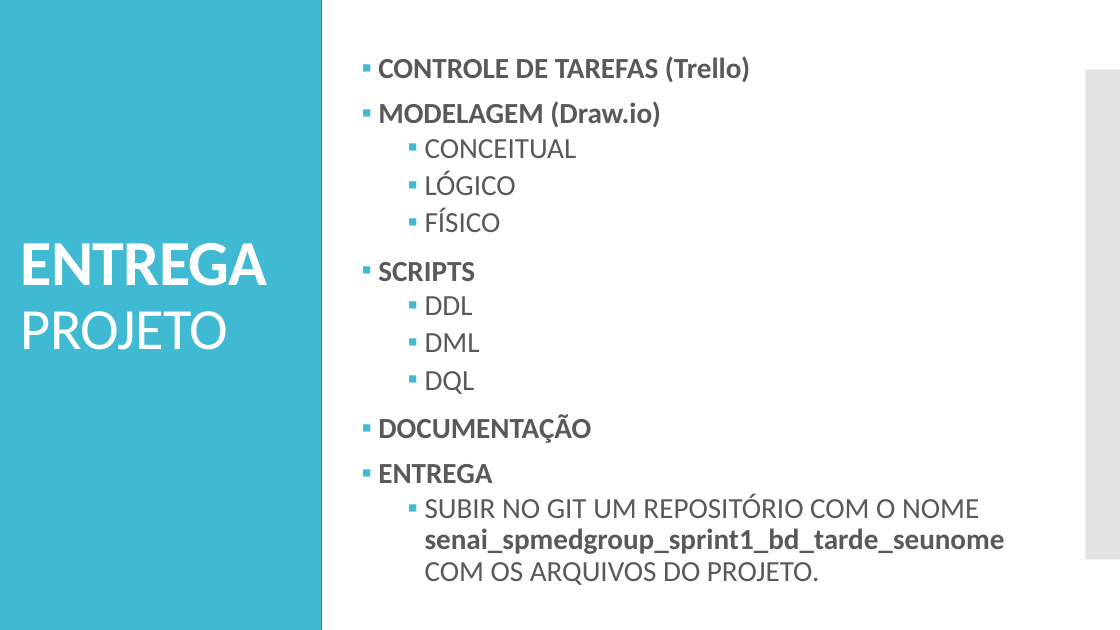
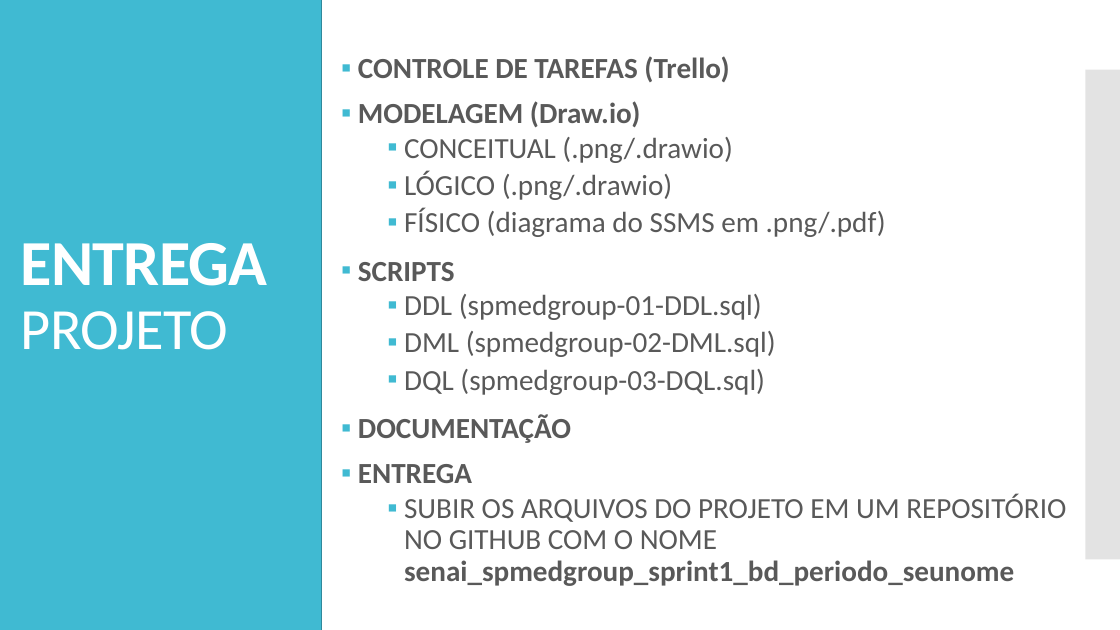
Before and after one commit to MattSouuza/Projeto-SpMedGroup, a slide deck: slide 2 of Documentos/PROJETO DE BANCO DE DADOS.pptx. Drawn at 1120x630 pixels with LibreOffice and Linux fonts; fonts in the diff are those of the drawing. Boxes give left, top, right and bottom in pixels: in the first picture for what was removed or moved away, otherwise in the second. Text is boxed around its words. In the diff, an @@ line names an element or a change of style, - is before the commit and + after.

```diff
--- a/Documentos/PROJETO DE BANCO DE DADOS.pptx
+++ b/Documentos/PROJETO DE BANCO DE DADOS.pptx
@@ text "CONTROLE DE TAREFAS (Trello)": place and size @@
-text "CONTROLE DE TAREFAS (Trello)" at bbox=[378, 56, 1005, 585]
+text "CONTROLE DE TAREFAS (Trello)" at bbox=[358, 56, 1066, 586]
@@ text at bbox=[404, 137, 886, 237]: text changed @@
-  ▪ CONCEITUAL
-  ▪ LÓGICO
-  ▪ FÍSICO
+  ▪ CONCEITUAL (.png/.drawio)
+  ▪ LÓGICO (.png/.drawio)
+  ▪ FÍSICO (diagrama do SSMS em .png/.pdf)
@@ text at bbox=[404, 294, 776, 395]: text changed @@
-  ▪ DDL
-  ▪ DML
-  ▪ DQL
+  ▪ DDL (spmedgroup-01-DDL.sql)
+  ▪ DML (spmedgroup-02-DML.sql)
+  ▪ DQL (spmedgroup-03-DQL.sql)
@@ text at bbox=[404, 494, 1066, 586]: text changed @@
-  ▪ SUBIR NO GIT UM REPOSITÓRIO COM O NOME senai_spmedgroup_sprint1_bd_tarde_seunome COM OS ARQUIVOS DO PROJETO.
+  ▪ SUBIR OS ARQUIVOS DO PROJETO EM UM REPOSITÓRIO NO GITHUB COM O NOME senai_spmedgroup_sprint1_bd_periodo_seunome
```
Also in this commit, not shown: 5 other files.
